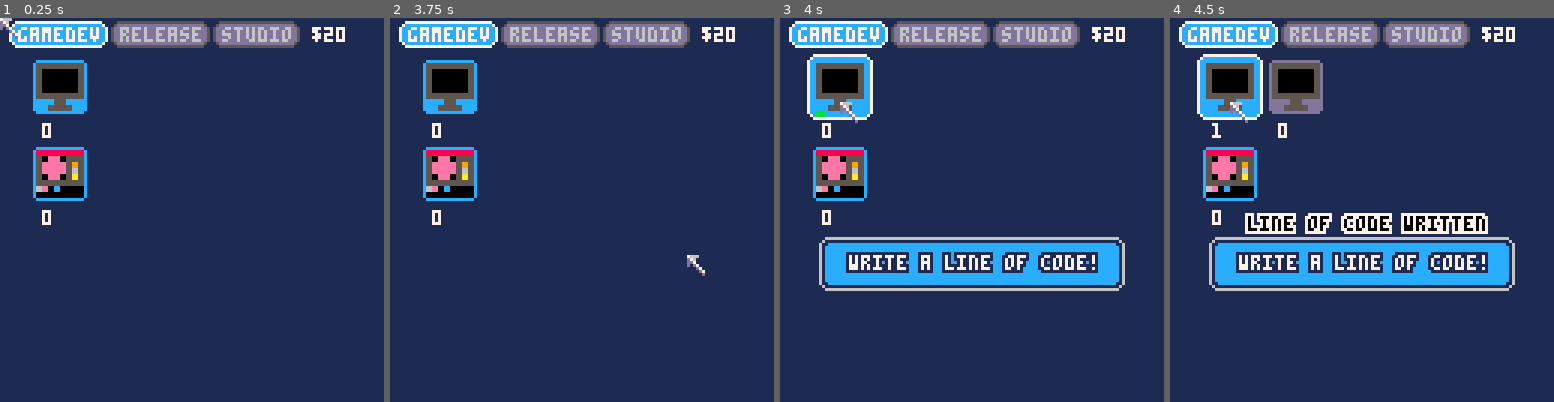
Above: before the commit, frames 1-4 (left to right).
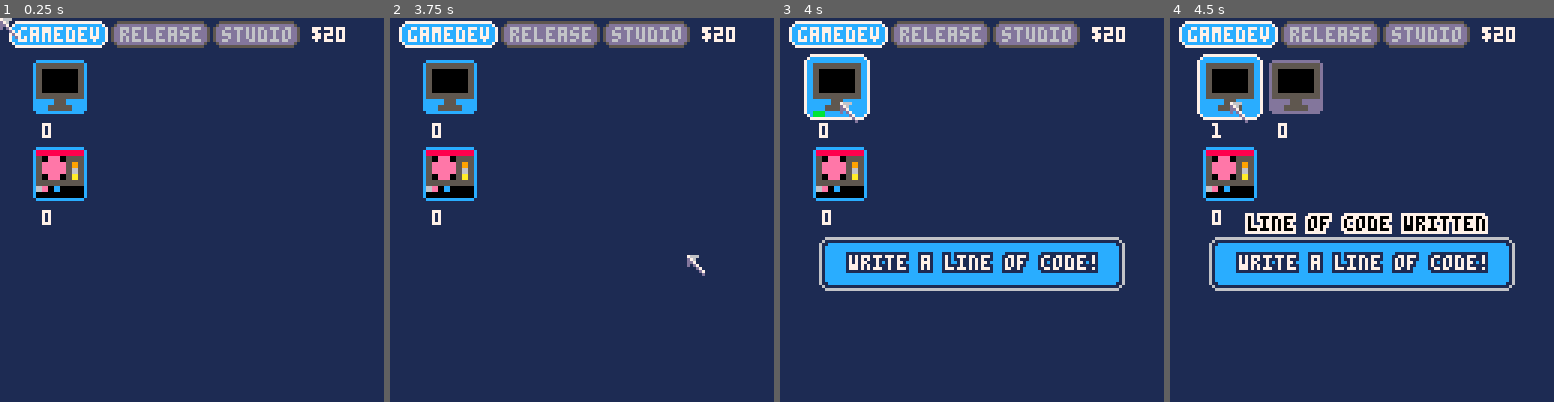
Above: after the commit, the same moments.

Repository: wesen/carts
Game: PICO-8 cartridge games/gamedevgame/gamedevgame.p8
The game is run twice, just before and just after one commit, with the same random seed, the same clock (stepped at 60 frames per second) and the same inputs.
Inputs (mouse positions are in pixels of both pictures, inside the frame that each line leads up to):
- Up to frame 1 (0.25 s): no input
- Up to frame 2 (3.75 s): click (670, 121) at 0.67 s; click (436, 267) at 1.22 s; click (497, 114) at 1.77 s; click (562, 259) at 2.32 s; click (624, 106) at 2.87 s; click (685, 256) at 3.42 s
- Up to frame 3 (4 s): click (841, 102) at 3.97 s
- Up to frame 4 (4.5 s): no input

Frames 1-2 are identical in both runs. In frame 3, 0.9% of the frame differs, in the area x 6-25%, y 9-32%; in frame 4, nothing differs.

Commit message:
Add resource shake on resource creation

Diff:
--- a/games/gamedevgame/gamedevgame.p8
+++ b/games/gamedevgame/gamedevgame.p8
@@ -718,6 +718,8 @@
   tab)
  self.x=x
  self.y=y
+ self.shkx=0
+ self.shky=0
  self.name=name
  self.full_name=full_name
  self.dependencies=dependencies
@@ -738,7 +740,22 @@
 
 glb_resource_w=16
 
+function resource_cls:shake(p)
+ local a=rnd(1)
+ self.shkx=cos(a)*p
+ self.shky=sin(a)*p
+end
+
 function resource_cls:draw()
+ if abs(self.shkx)+abs(self.shky)<1 then
+  self.shkx=0
+  self.shky=0
+ end
+ if glb_frame%4==0 then
+  self.shkx*=-0.4-rnd(0.1)
+  self.shky*=-0.4-rnd(0.1)
+ end
+
  if (not self:is_visible()) return
  if (not self:are_dependencies_fulfilled() and self.t==0) darken(10)
  local x,y
@@ -802,7 +819,7 @@
 function resource_cls:get_cur_xy()
  local x=self.x*(glb_resource_w+6)+12
  local y=self.y*(glb_resource_w+3+10)+4+11
- return x,y
+ return x+self.shkx,y+self.shky
 end
 
 function resource_cls:on_produced()
@@ -817,6 +834,7 @@
    res.count-=v
   end
   if (self.on_produce_cb) self.on_produce_cb(self)
+  self:shake(2)
 end
 
 function resource_cls:produce()
@@ -935,7 +953,7 @@
  -- spr
  16,
  -- description
- "do some client work",
+ "do client work (+$10)",
  "contract work done",
  tab_game
 )
--- a/games/gamedevgame/resource.lua
+++ b/games/gamedevgame/resource.lua
@@ -10,6 +10,8 @@
   tab)
  self.x=x
  self.y=y
+ self.shkx=0
+ self.shky=0
  self.name=name
  self.full_name=full_name
  self.dependencies=dependencies
@@ -30,7 +32,22 @@
 
 glb_resource_w=16
 
+function resource_cls:shake(p)
+ local a=rnd(1)
+ self.shkx=cos(a)*p
+ self.shky=sin(a)*p
+end
+
 function resource_cls:draw()
+ if abs(self.shkx)+abs(self.shky)<1 then
+  self.shkx=0
+  self.shky=0
+ end
+ if glb_frame%4==0 then
+  self.shkx*=-0.4-rnd(0.1)
+  self.shky*=-0.4-rnd(0.1)
+ end
+
  if (not self:is_visible()) return
  if (not self:are_dependencies_fulfilled() and self.t==0) darken(10)
  local x,y
@@ -94,7 +111,7 @@
 function resource_cls:get_cur_xy()
  local x=self.x*(glb_resource_w+6)+12
  local y=self.y*(glb_resource_w+3+10)+4+11
- return x,y
+ return x+self.shkx,y+self.shky
 end
 
 function resource_cls:on_produced()
@@ -109,6 +126,7 @@
    res.count-=v
   end
   if (self.on_produce_cb) self.on_produce_cb(self)
+  self:shake(2)
 end
 
 function resource_cls:produce()
--- a/games/gamedevgame/resources.lua
+++ b/games/gamedevgame/resources.lua
@@ -55,7 +55,7 @@
  -- spr
  16,
  -- description
- "do some client work",
+ "do client work (+$10)",
  "contract work done",
  tab_game
 )
